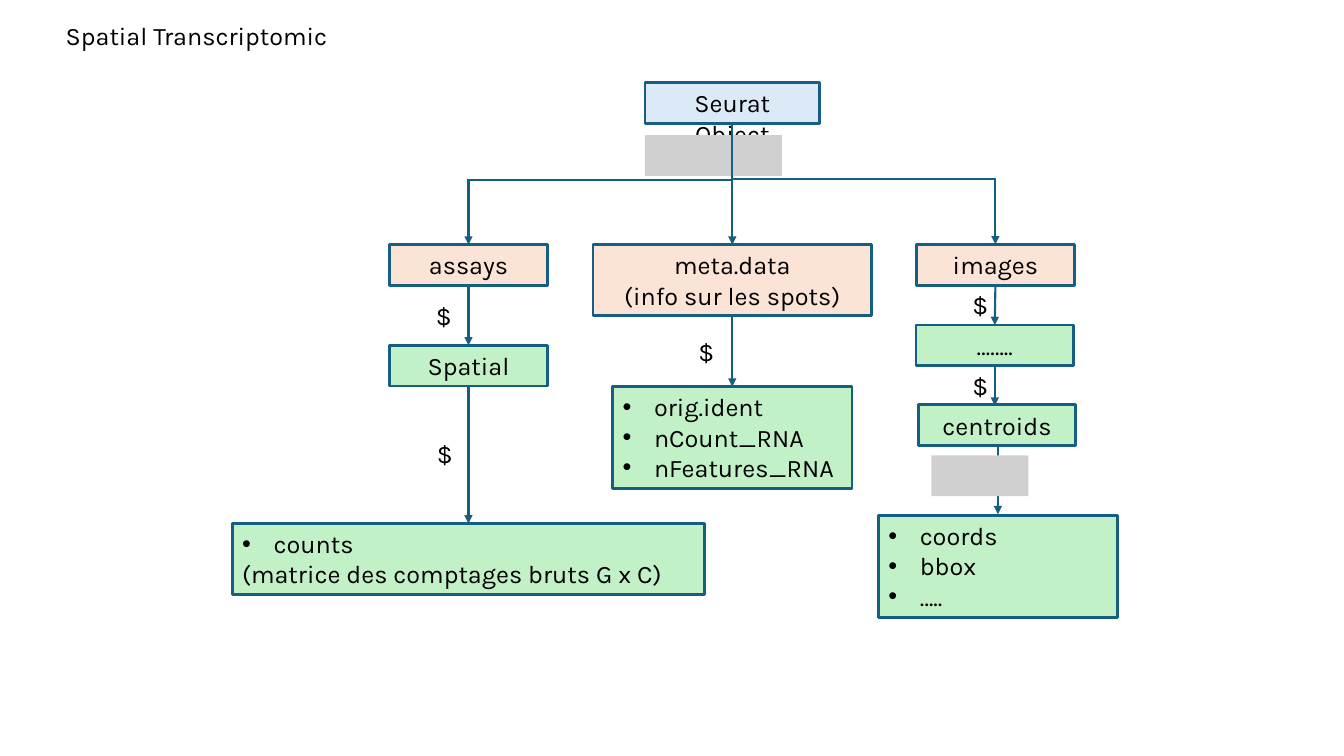
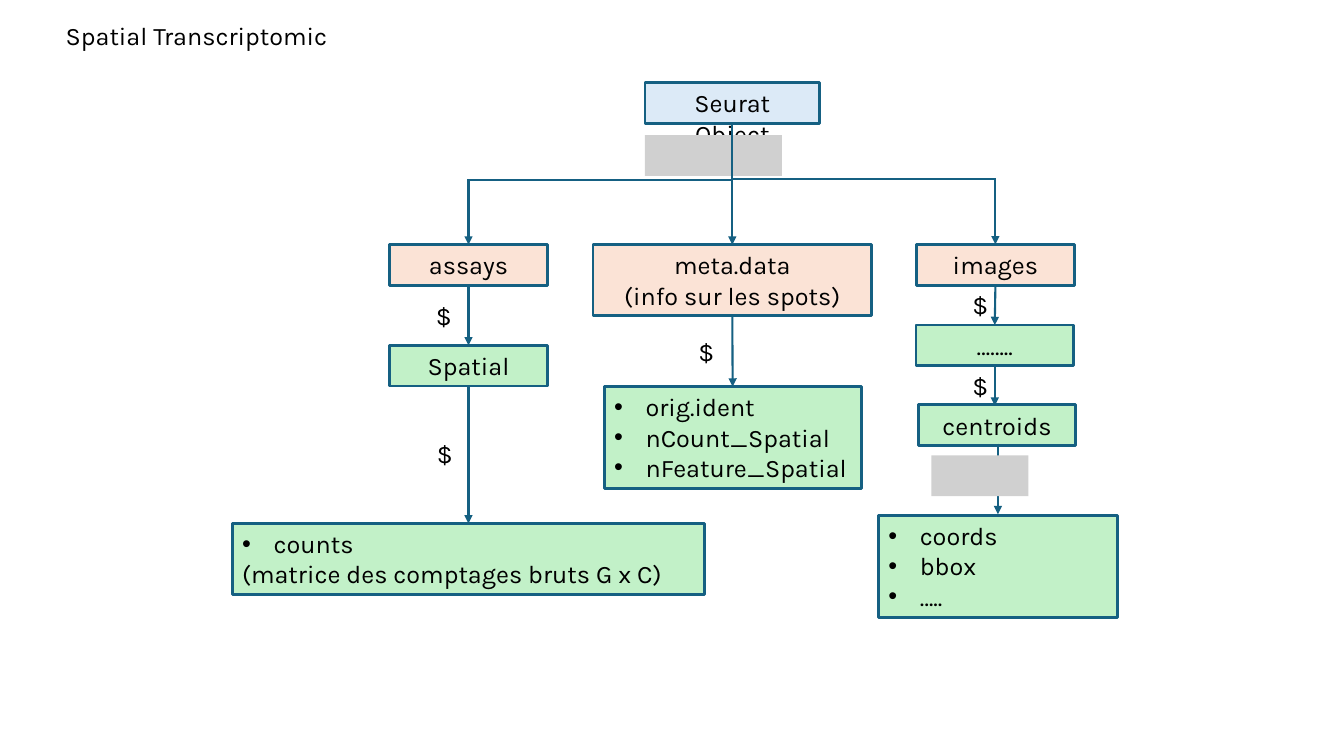
Before and after one commit to rochevin/FormationSeurat, a slide deck: slide 11 of Cours/images/Sources_schemes.pptx. Drawn at 1344x756 pixels with LibreOffice and Linux fonts; fonts in the diff are those of the drawing; grey boxes stand for pictures. Boxes give left, top, right and bottom in pixels: in the first picture for what was removed or moved away, otherwise in the second. Text is boxed around its words. In the diff, an @@ line names an element or a change of style, - is before the commit and + after.

```diff
--- a/Cours/images/Sources_schemes.pptx
+++ b/Cours/images/Sources_schemes.pptx
@@ rectangle "orig.ident": place and size @@
-rectangle "orig.ident" at (613,387,853,489)
+rectangle "orig.ident" at (604,387,861,489)
@@ text in rectangle at (646,429,847,483): text changed @@
-• nCount_RNA
-• nFeatures_RNA
+• nCount_Spatial
+• nFeature_Spatial
```
Also in this commit, not shown: 2 slides added, 5 other files.
